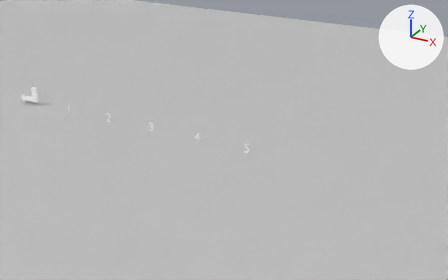
A saved change to the Blender file Resources/LevelData/SelectStage/SelectStage.blend.
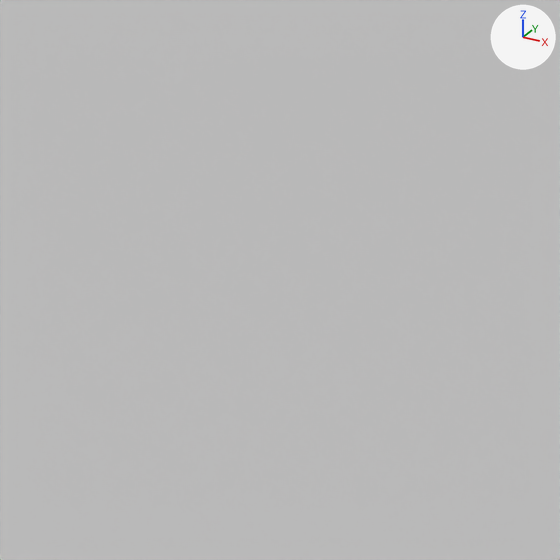
The first picture shows the older version from a 50 mm lens placed at (33.45, -34.98, 18.08), pointed at (13.72, 0.9, 0.14). The close-ups show the older and then the newer version on the part from 88% to 99% of the width and 61% to 78% of the height of that picture. Only the edits that show in the close-ups are written down. The axes (+X, +Y, +Z) are drawn at upper right. The lights are the same throughout. The close-ups show mesh edges as thin lines.

Names of what the first close-up shows: 'Ground'.
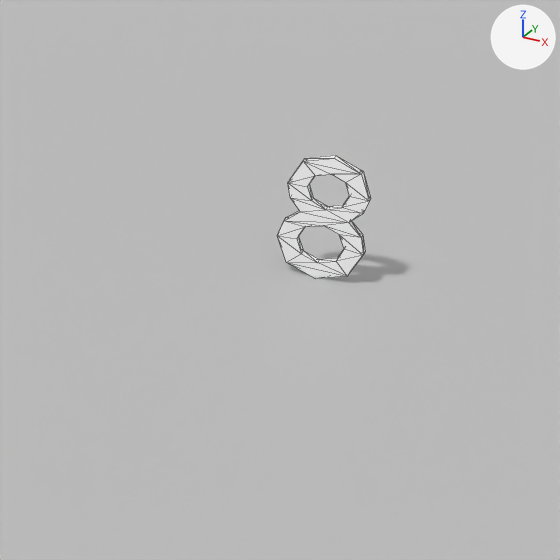
Changed parts and their boxes (x1, y1, x2, y2) in the close-ups (560 x 560 px):
'Eight', added: after (277, 155, 371, 278)

Edits to the bpy script that builds the scene:
```text
Add img_eight_png:
    img_eight_png = load_image('Eight.png', 'Eight/Eight.png', 32, 32, 'sRGB')
Add mat_マテリアル_004:
    mat_マテリアル_004 = principled_material('マテリアル.004')
    mat_マテリアル_004.texture = img_eight_png
Add me_テキスト_004:
    me_テキスト_004.from_pydata(...)  # 128 vertices, 132 faces; spans x -0.207..0.229, y -0.02..0.02, z -0.009..0.691
    me_テキスト_004.materials.append(mat_マテリアル_004)  # picture img_eight_png
Add ob_eight:
    ob_eight = bpy.data.objects.new('Eight', me_テキスト_004)
    ob_eight.location = (28.0, 0.0, 0.0)
```
